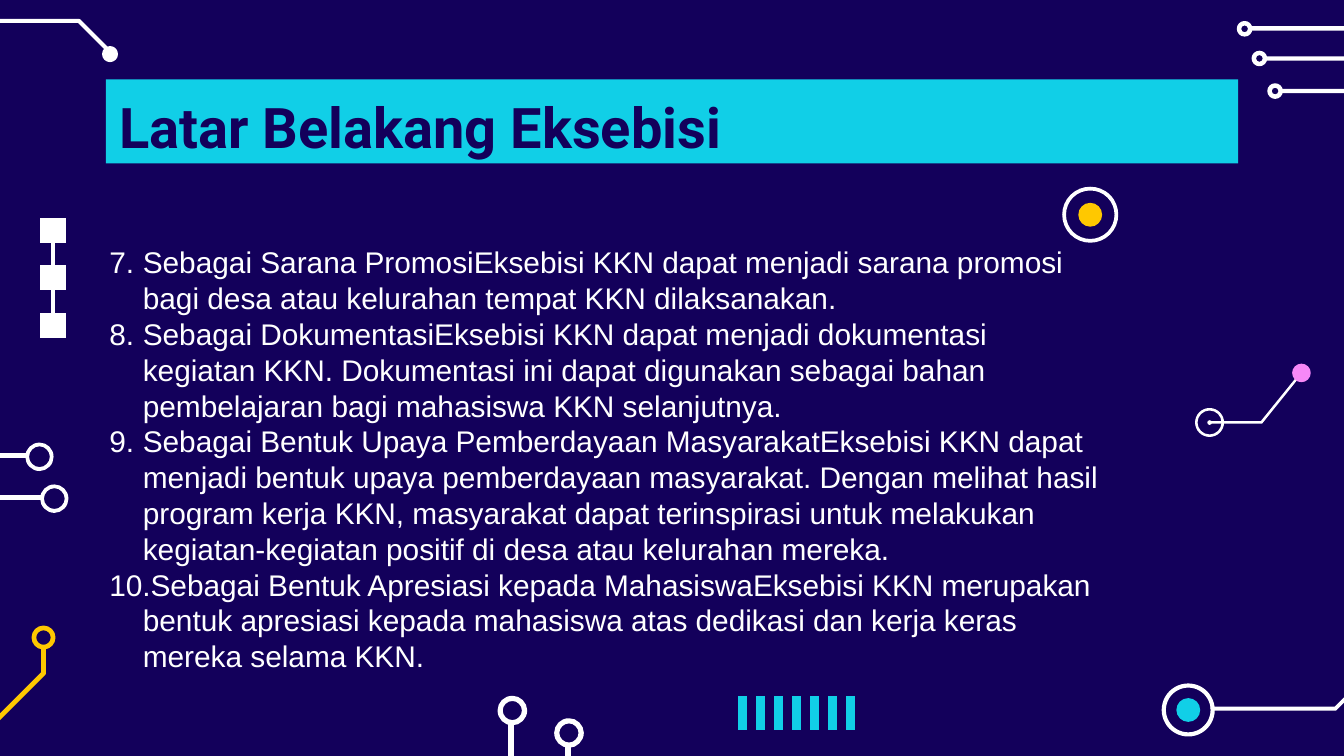
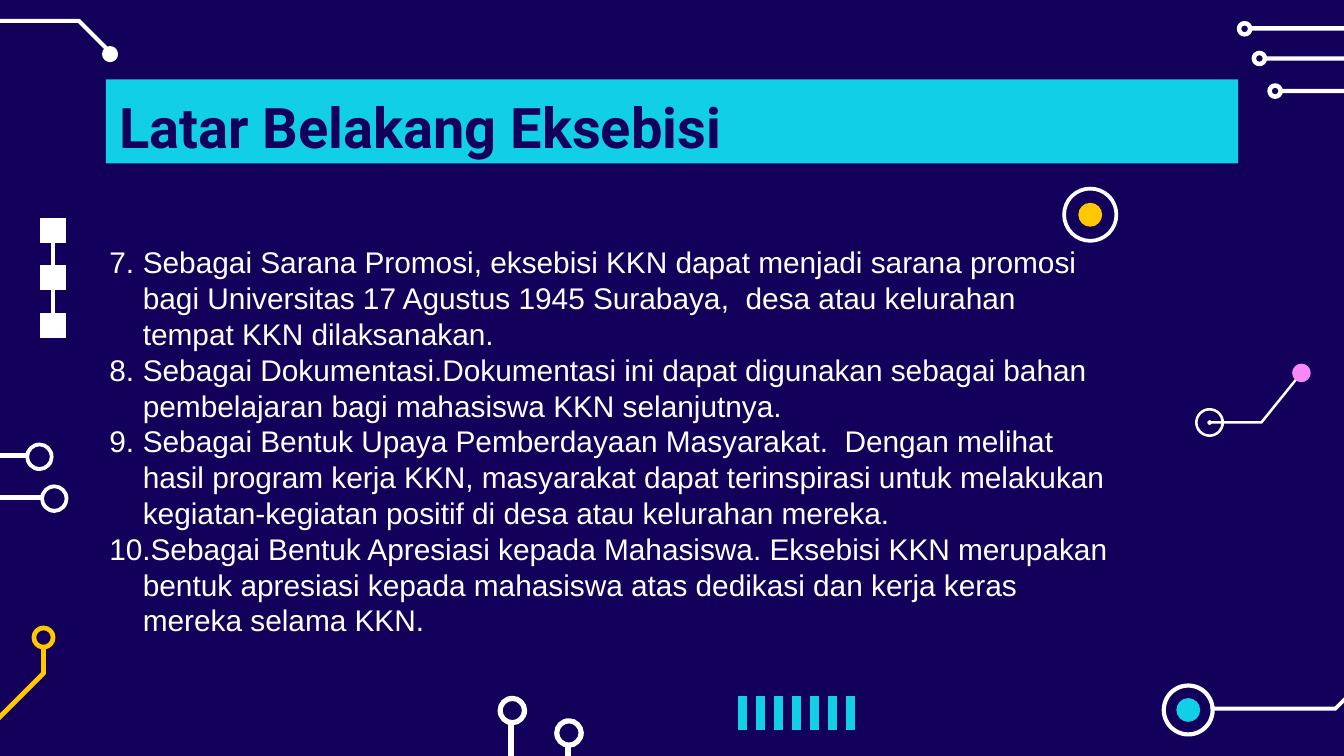
Before and after one commit to chariotofthesun/kkngenap2024, a slide deck: slide 4 of Peeeeeeeeenjk Eksebissii KKN Reg2024.pptx. Drawn at 1344x756 pixels with LibreOffice and Linux fonts; fonts in the diff are those of the drawing. Boxes give left, top, right and bottom in pixels: in the first picture for what was removed or moved away, otherwise in the second. Text is boxed around its words. In the diff, an @@ line names an element or a change of style, - is before the commit and + after.

```diff
--- a/Peeeeeeeeenjk Eksebissii KKN Reg2024.pptx
+++ b/Peeeeeeeeenjk Eksebissii KKN Reg2024.pptx
@@ text at [109,251,1107,632]: text changed @@
-7. Sebagai Sarana PromosiEksebisi KKN dapat menjadi sarana promosi bagi desa atau kelurahan tempat KKN dilaksanakan.
-8. Sebagai DokumentasiEksebisi KKN dapat menjadi dokumentasi kegiatan KKN. Dokumentasi ini dapat digunakan sebagai bahan pembelajaran bagi mahasiswa KKN selanjutnya.
-9. Sebagai Bentuk Upaya Pemberdayaan MasyarakatEksebisi KKN dapat menjadi bentuk upaya pemberdayaan masyarakat. Dengan melihat hasil program kerja KKN, masyarakat dapat terinspirasi untuk melakukan kegiatan-kegiatan positif di desa atau kelurahan mereka.
-10. Sebagai Bentuk Apresiasi kepada MahasiswaEksebisi KKN merupakan bentuk apresiasi kepada mahasiswa atas dedikasi dan kerja keras mereka selama KKN.
+7. Sebagai Sarana Promosi, eksebisi KKN dapat menjadi sarana promosi bagi Universitas 17 Agustus 1945 Surabaya, desa atau kelurahan tempat KKN dilaksanakan.
+8. Sebagai Dokumentasi.Dokumentasi ini dapat digunakan sebagai bahan pembelajaran bagi mahasiswa KKN selanjutnya.
+9. Sebagai Bentuk Upaya Pemberdayaan Masyarakat. Dengan melihat hasil program kerja KKN, masyarakat dapat terinspirasi untuk melakukan kegiatan-kegiatan positif di desa atau kelurahan mereka.
+10. Sebagai Bentuk Apresiasi kepada Mahasiswa. Eksebisi KKN merupakan bentuk apresiasi kepada mahasiswa atas dedikasi dan kerja keras mereka selama KKN.
```
Also in this commit, not shown: 1 other slide changed.
